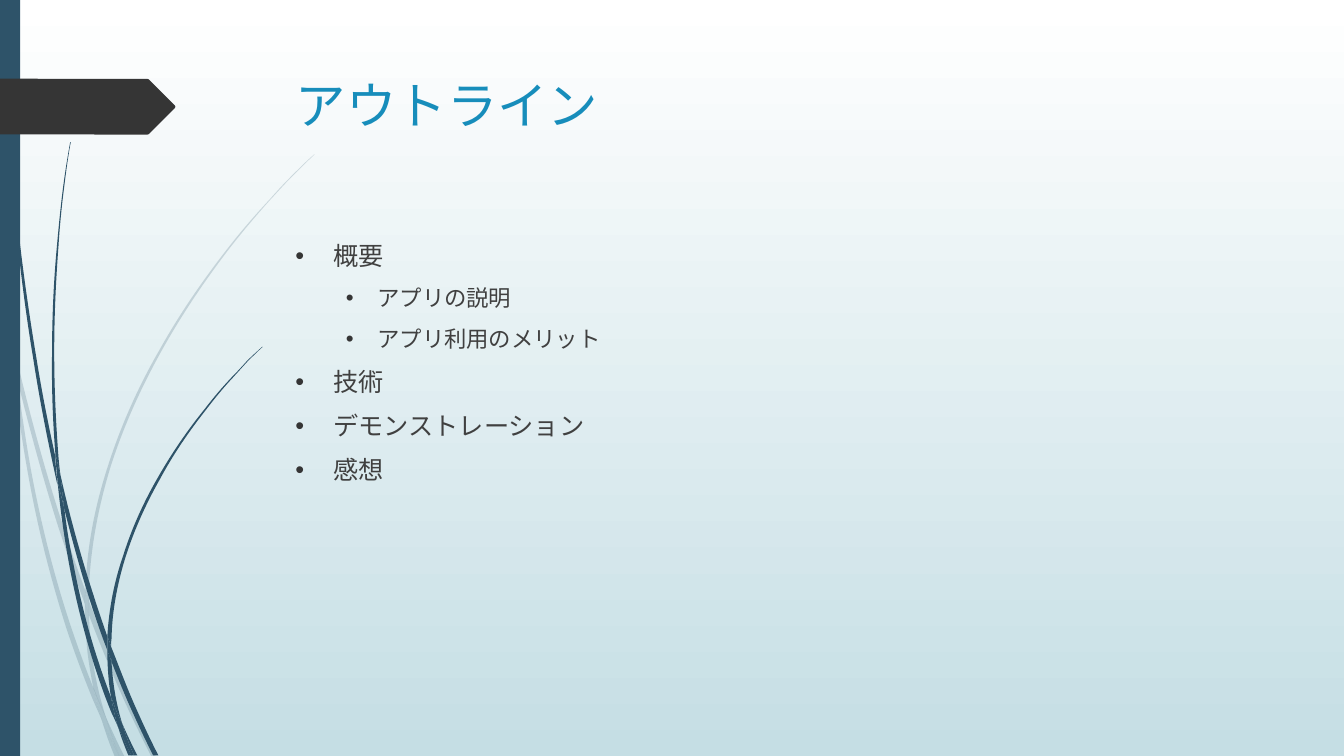
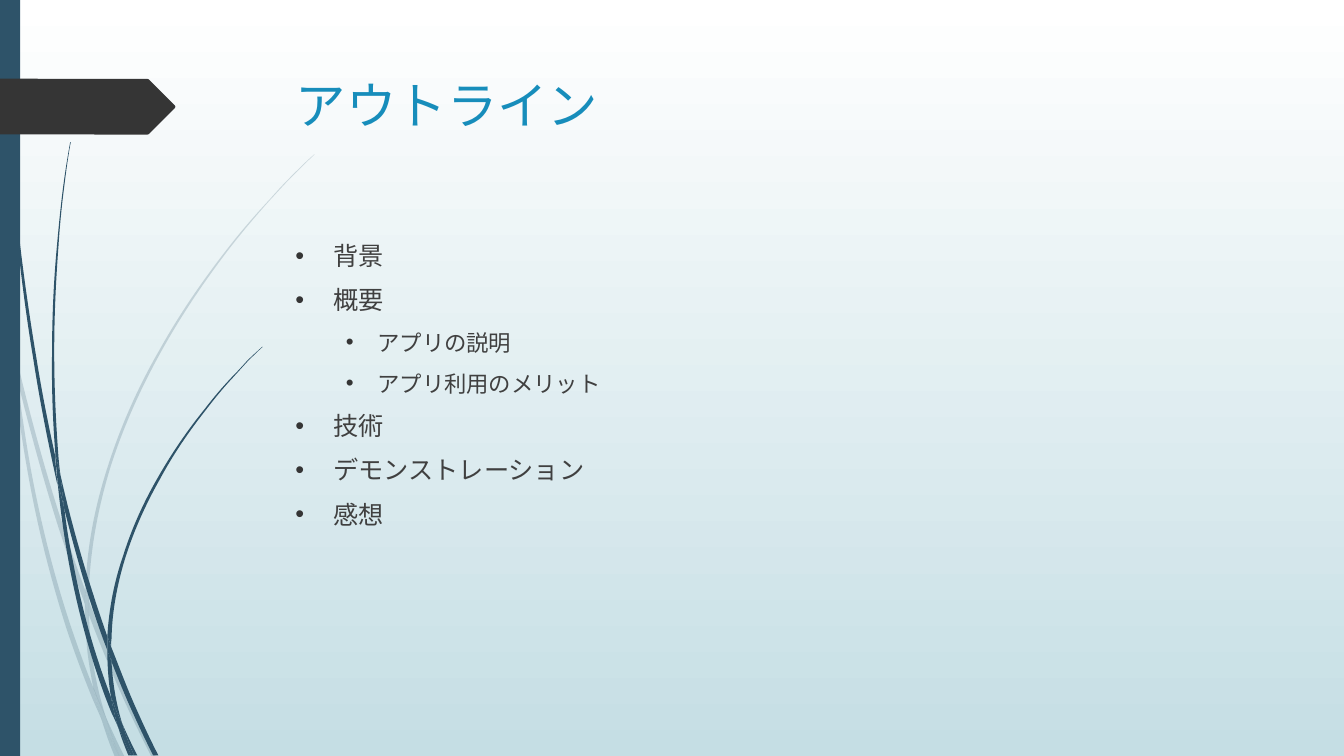
Before and after one commit to yu-chan-m/town, a slide deck: slide 2 of 散歩補助アプリ.pptx. Drawn at 1344x756 pixels with LibreOffice and Linux fonts; fonts in the diff are those of the drawing. Boxes give left, top, right and bottom in pixels: in the first picture for what was removed or moved away, otherwise in the second. Text is boxed around its words. In the diff, an @@ line names an element or a change of style, - is before the commit and + after.

```diff
--- a/散歩補助アプリ.pptx
+++ b/散歩補助アプリ.pptx
@@ text at [333, 244, 383, 267]: paragraph added @@
+• 背景
```
Also in this commit, not shown: 1 other slide changed, 2 slides added.
